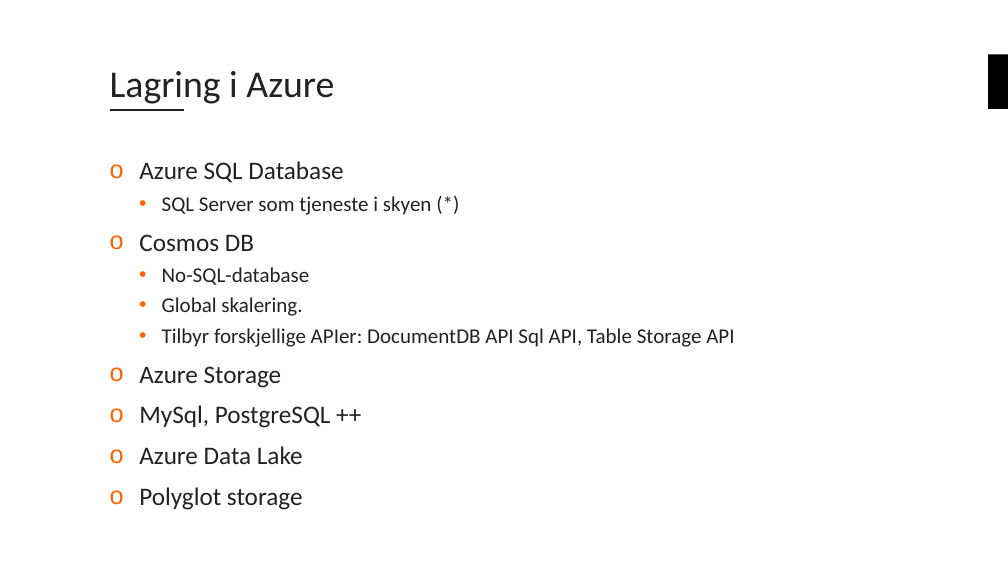
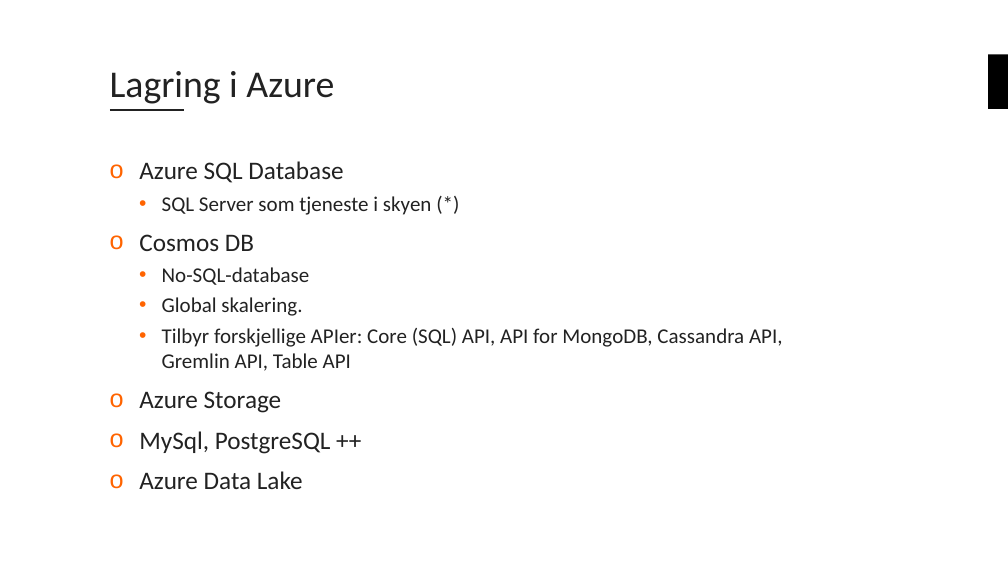
Before and after one commit to bouvet/azure-workshops, a slide deck: slide 25 of Workshop_1/Presentasjon/Azureskolen-Workshop#1.pptx. Drawn at 1008x567 pixels with LibreOffice and Linux fonts; fonts in the diff are those of the drawing; background and template pictures are left out. Boxes give left, top, right and bottom in pixels: in the first picture for what was removed or moved away, otherwise in the second. Text is boxed around its words. In the diff, an @@ line names an element or a change of style, - is before the commit and + after.

```diff
--- a/Workshop_1/Presentasjon/Azureskolen-Workshop#1.pptx
+++ b/Workshop_1/Presentasjon/Azureskolen-Workshop#1.pptx
@@ text at (162, 328, 783, 371): text changed @@
-  • Tilbyr forskjellige APIer: DocumentDB API Sql API, Table Storage API
+  • Tilbyr forskjellige APIer: Core (SQL) API, API for MongoDB, Cassandra API, Gremlin API, Table API
@@ text at (139, 487, 303, 510): paragraph removed @@
-o Polyglot storage
```
Also in this commit, not shown: 5 other slides changed.
